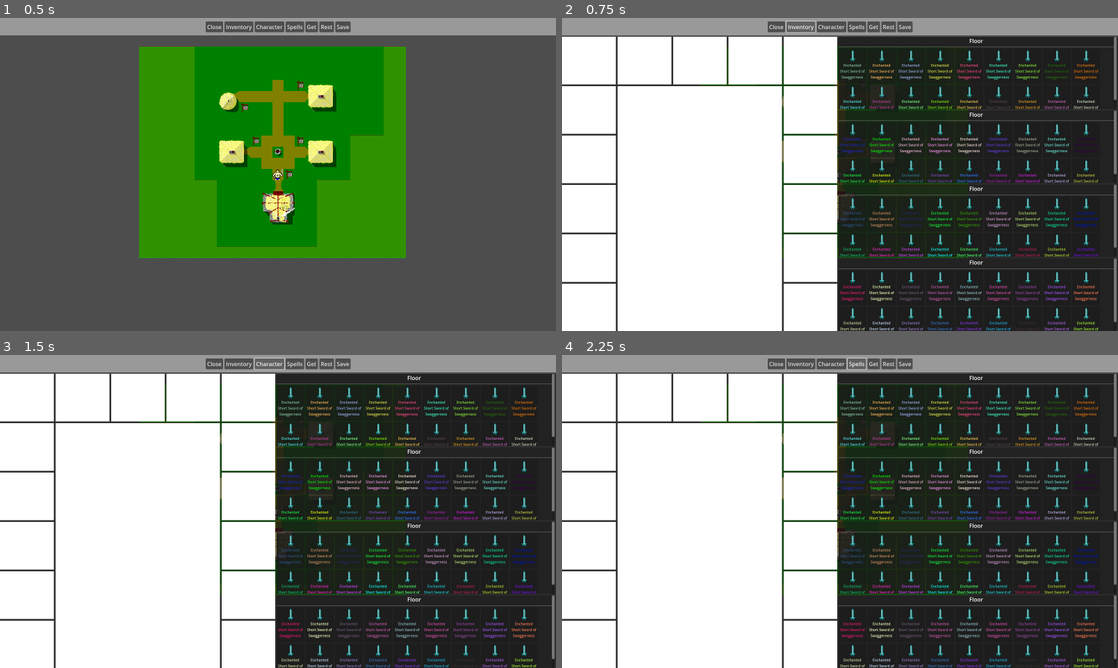
Above: before the commit, frames 1-4 (two rows, left to right).
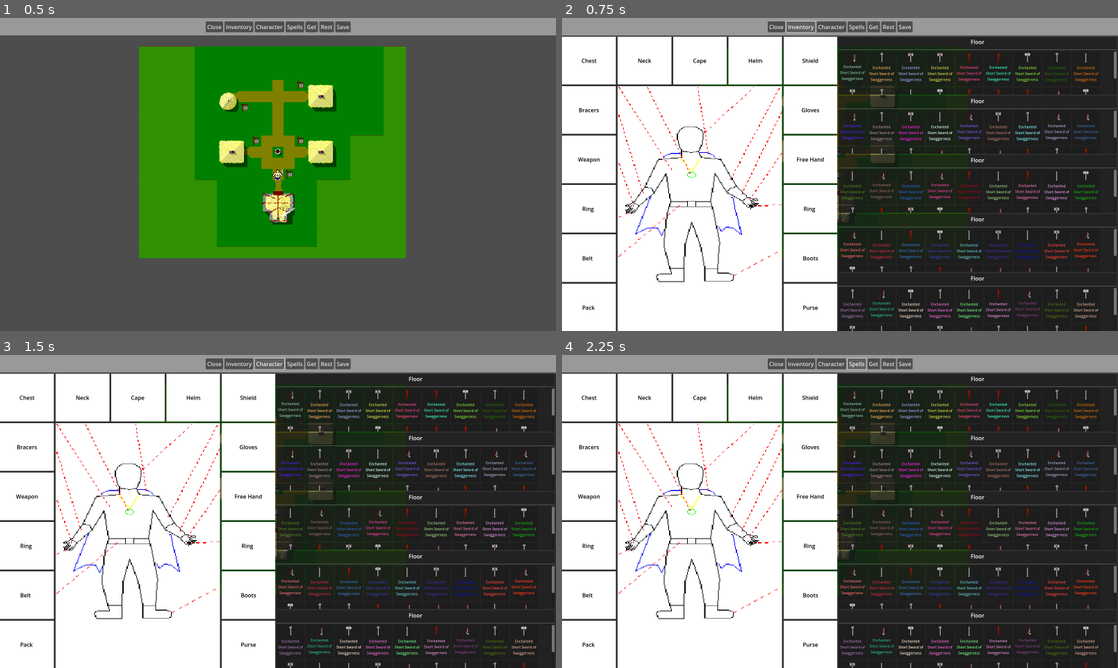
Above: after the commit, the same moments.

Repository: PF-Programming-Buddies/CastleOfTheWinds
Game: Godot game, scene res://scenes/main_scene.tscn
The game is run twice, just before and just after one commit, with the same random seed, the same clock (stepped at 60 frames per second) and the same inputs.
Inputs:
- Up to frame 1 (0.5 s): no input
- Up to frame 2 (0.75 s): click "Inventory" at 0.5 s
- Up to frame 3 (1.5 s): click "Character" at 1.25 s
- Up to frame 4 (2.25 s): click "Spells" at 2 s

Frame 1 is identical in both runs. In frame 2, 12% of the frame differs, in the area x 2-100%, y 6-100%; in frame 3, 12%; in frame 4, 12%.

Commit message:
added textures
and also can expand and collapse containers

Diff:
--- a/project.godot
+++ b/project.godot
@@ -18,6 +18,7 @@
 [autoload]
 
 Orphanage="*res://scenes/orphanage.tscn"
+Items="*res://scenes/items.tscn"
 
 [display]
 
--- a/scenes/character_screen.tscn
+++ b/scenes/character_screen.tscn
@@ -1,9 +1,10 @@
-[gd_scene load_steps=5 format=3 uid="uid://ddwxdmqjahjgs"]
+[gd_scene load_steps=6 format=3 uid="uid://ddwxdmqjahjgs"]
 
 [ext_resource type="Script" uid="uid://cnybr6ahmmwgg" path="res://addons/spanning_table/spanning_table_container.gd" id="1_dpwwk"]
 [ext_resource type="Script" uid="uid://bk3ifv6jcjktv" path="res://addons/spanning_table/spanning_cell_container.gd" id="2_yolop"]
 [ext_resource type="Script" uid="uid://bddfuec51oy1e" path="res://scripts/equipment_slot.gd" id="3_27evy"]
 [ext_resource type="PackedScene" uid="uid://cq6alxehhaq0w" path="res://scenes/inventory_section.tscn" id="3_yolop"]
+[ext_resource type="Texture2D" uid="uid://dpqvhtofiro34" path="res://resources/theguy.png" id="4_3g3ke"]
 
 [node name="Panel" type="Panel"]
 anchors_preset = 15
@@ -43,6 +44,23 @@
 script = ExtResource("3_27evy")
 accepted_equipment = 9
 
+[node name="Label" type="Label" parent="HBoxContainer/SpanningTableContainer/SpanningCellContainer/ColorRect"]
+layout_mode = 1
+anchors_preset = 8
+anchor_left = 0.5
+anchor_top = 0.5
+anchor_right = 0.5
+anchor_bottom = 0.5
+offset_left = -20.0
+offset_top = -11.5
+offset_right = 20.0
+offset_bottom = 11.5
+grow_horizontal = 2
+grow_vertical = 2
+mouse_filter = 1
+theme_override_colors/font_color = Color(0, 0, 0, 1)
+text = "Chest"
+
 [node name="SpanningCellContainer3" type="Container" parent="HBoxContainer/SpanningTableContainer"]
 layout_mode = 2
 size_flags_horizontal = 3
@@ -56,6 +74,23 @@
 script = ExtResource("3_27evy")
 accepted_equipment = 4
 
+[node name="Label" type="Label" parent="HBoxContainer/SpanningTableContainer/SpanningCellContainer3/ColorRect"]
+layout_mode = 1
+anchors_preset = 8
+anchor_left = 0.5
+anchor_top = 0.5
+anchor_right = 0.5
+anchor_bottom = 0.5
+offset_left = -20.0
+offset_top = -11.5
+offset_right = 20.0
+offset_bottom = 11.5
+grow_horizontal = 2
+grow_vertical = 2
+mouse_filter = 1
+theme_override_colors/font_color = Color(0, 0, 0, 1)
+text = "Neck"
+
 [node name="SpanningCellContainer4" type="Container" parent="HBoxContainer/SpanningTableContainer"]
 layout_mode = 2
 size_flags_horizontal = 3
@@ -69,6 +104,23 @@
 script = ExtResource("3_27evy")
 accepted_equipment = 10
 
+[node name="Label" type="Label" parent="HBoxContainer/SpanningTableContainer/SpanningCellContainer4/ColorRect"]
+layout_mode = 1
+anchors_preset = 8
+anchor_left = 0.5
+anchor_top = 0.5
+anchor_right = 0.5
+anchor_bottom = 0.5
+offset_left = -20.0
+offset_top = -11.5
+offset_right = 20.0
+offset_bottom = 11.5
+grow_horizontal = 2
+grow_vertical = 2
+mouse_filter = 1
+theme_override_colors/font_color = Color(0, 0, 0, 1)
+text = "Cape"
+
 [node name="SpanningCellContainer5" type="Container" parent="HBoxContainer/SpanningTableContainer"]
 layout_mode = 2
 size_flags_horizontal = 3
@@ -82,6 +134,23 @@
 script = ExtResource("3_27evy")
 accepted_equipment = 1
 
+[node name="Label" type="Label" parent="HBoxContainer/SpanningTableContainer/SpanningCellContainer5/ColorRect"]
+layout_mode = 1
+anchors_preset = 8
+anchor_left = 0.5
+anchor_top = 0.5
+anchor_right = 0.5
+anchor_bottom = 0.5
+offset_left = -20.0
+offset_top = -11.5
+offset_right = 20.0
+offset_bottom = 11.5
+grow_horizontal = 2
+grow_vertical = 2
+mouse_filter = 1
+theme_override_colors/font_color = Color(0, 0, 0, 1)
+text = "Helm"
+
 [node name="SpanningCellContainer6" type="Container" parent="HBoxContainer/SpanningTableContainer"]
 layout_mode = 2
 size_flags_horizontal = 3
@@ -95,6 +164,23 @@
 script = ExtResource("3_27evy")
 accepted_equipment = 11
 
+[node name="Label" type="Label" parent="HBoxContainer/SpanningTableContainer/SpanningCellContainer6/ColorRect"]
+layout_mode = 1
+anchors_preset = 8
+anchor_left = 0.5
+anchor_top = 0.5
+anchor_right = 0.5
+anchor_bottom = 0.5
+offset_left = -20.0
+offset_top = -11.5
+offset_right = 20.0
+offset_bottom = 11.5
+grow_horizontal = 2
+grow_vertical = 2
+mouse_filter = 1
+theme_override_colors/font_color = Color(0, 0, 0, 1)
+text = "Shield"
+
 [node name="SpanningCellContainer7" type="Container" parent="HBoxContainer/SpanningTableContainer"]
 layout_mode = 2
 size_flags_horizontal = 3
@@ -107,6 +193,23 @@
 mouse_filter = 1
 script = ExtResource("3_27evy")
 accepted_equipment = 12
+
+[node name="Label" type="Label" parent="HBoxContainer/SpanningTableContainer/SpanningCellContainer7/ColorRect"]
+layout_mode = 1
+anchors_preset = 8
+anchor_left = 0.5
+anchor_top = 0.5
+anchor_right = 0.5
+anchor_bottom = 0.5
+offset_left = -20.0
+offset_top = -11.5
+offset_right = 20.0
+offset_bottom = 11.5
+grow_horizontal = 2
+grow_vertical = 2
+mouse_filter = 1
+theme_override_colors/font_color = Color(0, 0, 0, 1)
+text = "Bracers"
 
 [node name="SpanningCellContainer2" type="Container" parent="HBoxContainer/SpanningTableContainer"]
 layout_mode = 2
@@ -117,10 +220,9 @@
 row_span = 5
 metadata/_custom_type_script = "uid://bk3ifv6jcjktv"
 
-[node name="ColorRect" type="ColorRect" parent="HBoxContainer/SpanningTableContainer/SpanningCellContainer2"]
-layout_mode = 2
-mouse_filter = 1
-script = ExtResource("3_27evy")
+[node name="ColorRect" type="TextureRect" parent="HBoxContainer/SpanningTableContainer/SpanningCellContainer2"]
+layout_mode = 2
+texture = ExtResource("4_3g3ke")
 
 [node name="SpanningCellContainer8" type="Container" parent="HBoxContainer/SpanningTableContainer"]
 layout_mode = 2
@@ -135,6 +237,23 @@
 script = ExtResource("3_27evy")
 accepted_equipment = 7
 
+[node name="Label" type="Label" parent="HBoxContainer/SpanningTableContainer/SpanningCellContainer8/ColorRect"]
+layout_mode = 1
+anchors_preset = 8
+anchor_left = 0.5
+anchor_top = 0.5
+anchor_right = 0.5
+anchor_bottom = 0.5
+offset_left = -20.0
+offset_top = -11.5
+offset_right = 20.0
+offset_bottom = 11.5
+grow_horizontal = 2
+grow_vertical = 2
+mouse_filter = 1
+theme_override_colors/font_color = Color(0, 0, 0, 1)
+text = "Gloves"
+
 [node name="SpanningCellContainer9" type="Container" parent="HBoxContainer/SpanningTableContainer"]
 layout_mode = 2
 size_flags_horizontal = 3
@@ -148,6 +267,23 @@
 script = ExtResource("3_27evy")
 accepted_equipment = 2
 
+[node name="Label" type="Label" parent="HBoxContainer/SpanningTableContainer/SpanningCellContainer9/ColorRect"]
+layout_mode = 1
+anchors_preset = 8
+anchor_left = 0.5
+anchor_top = 0.5
+anchor_right = 0.5
+anchor_bottom = 0.5
+offset_left = -20.0
+offset_top = -11.5
+offset_right = 20.0
+offset_bottom = 11.5
+grow_horizontal = 2
+grow_vertical = 2
+mouse_filter = 1
+theme_override_colors/font_color = Color(0, 0, 0, 1)
+text = "Weapon"
+
 [node name="SpanningCellContainer10" type="Container" parent="HBoxContainer/SpanningTableContainer"]
 layout_mode = 2
 size_flags_horizontal = 3
@@ -160,6 +296,23 @@
 mouse_filter = 1
 script = ExtResource("3_27evy")
 
+[node name="Label" type="Label" parent="HBoxContainer/SpanningTableContainer/SpanningCellContainer10/ColorRect"]
+layout_mode = 1
+anchors_preset = 8
+anchor_left = 0.5
+anchor_top = 0.5
+anchor_right = 0.5
+anchor_bottom = 0.5
+offset_left = -20.0
+offset_top = -11.5
+offset_right = 20.0
+offset_bottom = 11.5
+grow_horizontal = 2
+grow_vertical = 2
+mouse_filter = 1
+theme_override_colors/font_color = Color(0, 0, 0, 1)
+text = "Free Hand"
+
 [node name="SpanningCellContainer11" type="Container" parent="HBoxContainer/SpanningTableContainer"]
 layout_mode = 2
 size_flags_horizontal = 3
@@ -173,6 +326,23 @@
 script = ExtResource("3_27evy")
 accepted_equipment = 3
 
+[node name="Label" type="Label" parent="HBoxContainer/SpanningTableContainer/SpanningCellContainer11/ColorRect"]
+layout_mode = 1
+anchors_preset = 8
+anchor_left = 0.5
+anchor_top = 0.5
+anchor_right = 0.5
+anchor_bottom = 0.5
+offset_left = -20.0
+offset_top = -11.5
+offset_right = 20.0
+offset_bottom = 11.5
+grow_horizontal = 2
+grow_vertical = 2
+mouse_filter = 1
+theme_override_colors/font_color = Color(0, 0, 0, 1)
+text = "Ring"
+
 [node name="SpanningCellContainer12" type="Container" parent="HBoxContainer/SpanningTableContainer"]
 layout_mode = 2
 size_flags_horizontal = 3
@@ -186,6 +356,23 @@
 script = ExtResource("3_27evy")
 accepted_equipment = 3
 
+[node name="Label" type="Label" parent="HBoxContainer/SpanningTableContainer/SpanningCellContainer12/ColorRect"]
+layout_mode = 1
+anchors_preset = 8
+anchor_left = 0.5
+anchor_top = 0.5
+anchor_right = 0.5
+anchor_bottom = 0.5
+offset_left = -20.0
+offset_top = -11.5
+offset_right = 20.0
+offset_bottom = 11.5
+grow_horizontal = 2
+grow_vertical = 2
+mouse_filter = 1
+theme_override_colors/font_color = Color(0, 0, 0, 1)
+text = "Ring"
+
 [node name="SpanningCellContainer13" type="Container" parent="HBoxContainer/SpanningTableContainer"]
 layout_mode = 2
 size_flags_horizontal = 3
@@ -199,6 +386,23 @@
 script = ExtResource("3_27evy")
 accepted_equipment = 13
 
+[node name="Label" type="Label" parent="HBoxContainer/SpanningTableContainer/SpanningCellContainer13/ColorRect"]
+layout_mode = 1
+anchors_preset = 8
+anchor_left = 0.5
+anchor_top = 0.5
+anchor_right = 0.5
+anchor_bottom = 0.5
+offset_left = -20.0
+offset_top = -11.5
+offset_right = 20.0
+offset_bottom = 11.5
+grow_horizontal = 2
+grow_vertical = 2
+mouse_filter = 1
+theme_override_colors/font_color = Color(0, 0, 0, 1)
+text = "Belt"
+
 [node name="SpanningCellContainer14" type="Container" parent="HBoxContainer/SpanningTableContainer"]
 layout_mode = 2
 size_flags_horizontal = 3
@@ -212,6 +416,23 @@
 script = ExtResource("3_27evy")
 accepted_equipment = 8
 
+[node name="Label" type="Label" parent="HBoxContainer/SpanningTableContainer/SpanningCellContainer14/ColorRect"]
+layout_mode = 1
+anchors_preset = 8
+anchor_left = 0.5
+anchor_top = 0.5
+anchor_right = 0.5
+anchor_bottom = 0.5
+offset_left = -20.0
+offset_top = -11.5
+offset_right = 20.0
+offset_bottom = 11.5
+grow_horizontal = 2
+grow_vertical = 2
+mouse_filter = 1
+theme_override_colors/font_color = Color(0, 0, 0, 1)
+text = "Boots"
+
 [node name="SpanningCellContainer16" type="Container" parent="HBoxContainer/SpanningTableContainer"]
 layout_mode = 2
 size_flags_horizontal = 3
@@ -225,6 +446,23 @@
 script = ExtResource("3_27evy")
 accepted_equipment = 6
 
+[node name="Label" type="Label" parent="HBoxContainer/SpanningTableContainer/SpanningCellContainer16/ColorRect"]
+layout_mode = 1
+anchors_preset = 8
+anchor_left = 0.5
+anchor_top = 0.5
+anchor_right = 0.5
+anchor_bottom = 0.5
+offset_left = -20.0
+offset_top = -11.5
+offset_right = 20.0
+offset_bottom = 11.5
+grow_horizontal = 2
+grow_vertical = 2
+mouse_filter = 1
+theme_override_colors/font_color = Color(0, 0, 0, 1)
+text = "Pack"
+
 [node name="SpanningCellContainer15" type="Container" parent="HBoxContainer/SpanningTableContainer"]
 layout_mode = 2
 size_flags_horizontal = 3
@@ -237,10 +475,28 @@
 mouse_filter = 1
 script = ExtResource("3_27evy")
 accepted_equipment = 5
+
+[node name="Label" type="Label" parent="HBoxContainer/SpanningTableContainer/SpanningCellContainer15/ColorRect"]
+layout_mode = 1
+anchors_preset = 8
+anchor_left = 0.5
+anchor_top = 0.5
+anchor_right = 0.5
+anchor_bottom = 0.5
+offset_left = -20.0
+offset_top = -11.5
+offset_right = 20.0
+offset_bottom = 11.5
+grow_horizontal = 2
+grow_vertical = 2
+mouse_filter = 1
+theme_override_colors/font_color = Color(0, 0, 0, 1)
+text = "Purse"
 
 [node name="VBoxContainer" type="VBoxContainer" parent="HBoxContainer"]
 custom_minimum_size = Vector2(800, 0)
 layout_mode = 2
+size_flags_horizontal = 3
 
 [node name="Floor" parent="HBoxContainer/VBoxContainer" instance=ExtResource("3_yolop")]
 layout_mode = 2
@@ -253,3 +509,6 @@
 
 [node name="Floor4" parent="HBoxContainer/VBoxContainer" instance=ExtResource("3_yolop")]
 layout_mode = 2
+
+[node name="Floor5" parent="HBoxContainer/VBoxContainer" instance=ExtResource("3_yolop")]
+layout_mode = 2
--- a/scenes/inventory_section.tscn
+++ b/scenes/inventory_section.tscn
@@ -1,89 +1,106 @@
-[gd_scene load_steps=3 format=3 uid="uid://cq6alxehhaq0w"]
+[gd_scene load_steps=4 format=3 uid="uid://cq6alxehhaq0w"]
 
 [ext_resource type="PackedScene" uid="uid://bu2xjt0p4yn1n" path="res://scenes/item_slot.tscn" id="1_b1h8w"]
 [ext_resource type="Script" uid="uid://bj5v1dcx7ooos" path="res://scripts/FloorContainer.gd" id="1_k4c3e"]
+[ext_resource type="Script" uid="uid://bwpa85gje50vf" path="res://scripts/hide_container.gd" id="1_pftkl"]
 
 [node name="Floor" type="Panel"]
-offset_right = 800.0
-offset_bottom = 400.0
+custom_minimum_size = Vector2(0, 30)
+anchors_preset = 15
+anchor_right = 1.0
+anchor_bottom = 1.0
+grow_horizontal = 2
+grow_vertical = 2
+size_flags_horizontal = 3
 size_flags_vertical = 3
 
-[node name="ScrollContainer" type="ScrollContainer" parent="."]
+[node name="VBoxContainer" type="VBoxContainer" parent="."]
+clip_contents = true
 layout_mode = 1
 anchors_preset = 15
 anchor_right = 1.0
 anchor_bottom = 1.0
 grow_horizontal = 2
 grow_vertical = 2
+size_flags_horizontal = 3
+size_flags_vertical = 3
 
-[node name="VBoxContainer" type="VBoxContainer" parent="ScrollContainer"]
+[node name="Label" type="Label" parent="VBoxContainer"]
+custom_minimum_size = Vector2(0, 30)
+layout_mode = 2
+mouse_filter = 1
+text = "Floor"
+horizontal_alignment = 1
+vertical_alignment = 1
+script = ExtResource("1_pftkl")
+
+[node name="HSeparator" type="HSeparator" parent="VBoxContainer"]
+layout_mode = 2
+
+[node name="ScrollContainer" type="ScrollContainer" parent="VBoxContainer"]
+unique_name_in_owner = true
+layout_mode = 2
+size_flags_vertical = 3
+
+[node name="FlowContainer" type="HFlowContainer" parent="VBoxContainer/ScrollContainer"]
 layout_mode = 2
 size_flags_horizontal = 3
 size_flags_vertical = 3
+script = ExtResource("1_k4c3e")
 
-[node name="Label" type="Label" parent="ScrollContainer/VBoxContainer"]
-layout_mode = 2
-size_flags_horizontal = 4
-text = "Floor"
-
-[node name="HSeparator" type="HSeparator" parent="ScrollContainer/VBoxContainer"]
+[node name="ItemSlot" parent="VBoxContainer/ScrollContainer/FlowContainer" instance=ExtResource("1_b1h8w")]
 layout_mode = 2
 
-[node name="FlowContainer" type="HFlowContainer" parent="ScrollContainer/VBoxContainer"]
-layout_mode = 2
-size_flags_vertical = 3
-script = ExtResource("1_k4c3e")
-
-[node name="ItemSlot" parent="ScrollContainer/VBoxContainer/FlowContainer" instance=ExtResource("1_b1h8w")]
+[node name="ItemSlot2" parent="VBoxContainer/ScrollContainer/FlowContainer" instance=ExtResource("1_b1h8w")]
 layout_mode = 2
 
-[node name="ItemSlot2" parent="ScrollContainer/VBoxContainer/FlowContainer" instance=ExtResource("1_b1h8w")]
+[node name="ItemSlot3" parent="VBoxContainer/ScrollContainer/FlowContainer" instance=ExtResource("1_b1h8w")]
 layout_mode = 2
 
-[node name="ItemSlot3" parent="ScrollContainer/VBoxContainer/FlowContainer" instance=ExtResource("1_b1h8w")]
+[node name="ItemSlot4" parent="VBoxContainer/ScrollContainer/FlowContainer" instance=ExtResource("1_b1h8w")]
 layout_mode = 2
 
-[node name="ItemSlot4" parent="ScrollContainer/VBoxContainer/FlowContainer" instance=ExtResource("1_b1h8w")]
+[node name="ItemSlot5" parent="VBoxContainer/ScrollContainer/FlowContainer" instance=ExtResource("1_b1h8w")]
 layout_mode = 2
 
-[node name="ItemSlot5" parent="ScrollContainer/VBoxContainer/FlowContainer" instance=ExtResource("1_b1h8w")]
+[node name="ItemSlot6" parent="VBoxContainer/ScrollContainer/FlowContainer" instance=ExtResource("1_b1h8w")]
 layout_mode = 2
 
-[node name="ItemSlot6" parent="ScrollContainer/VBoxContainer/FlowContainer" instance=ExtResource("1_b1h8w")]
+[node name="ItemSlot7" parent="VBoxContainer/ScrollContainer/FlowContainer" instance=ExtResource("1_b1h8w")]
 layout_mode = 2
 
-[node name="ItemSlot7" parent="ScrollContainer/VBoxContainer/FlowContainer" instance=ExtResource("1_b1h8w")]
+[node name="ItemSlot8" parent="VBoxContainer/ScrollContainer/FlowContainer" instance=ExtResource("1_b1h8w")]
 layout_mode = 2
 
-[node name="ItemSlot8" parent="ScrollContainer/VBoxContainer/FlowContainer" instance=ExtResource("1_b1h8w")]
+[node name="ItemSlot9" parent="VBoxContainer/ScrollContainer/FlowContainer" instance=ExtResource("1_b1h8w")]
 layout_mode = 2
 
-[node name="ItemSlot9" parent="ScrollContainer/VBoxContainer/FlowContainer" instance=ExtResource("1_b1h8w")]
+[node name="ItemSlot10" parent="VBoxContainer/ScrollContainer/FlowContainer" instance=ExtResource("1_b1h8w")]
 layout_mode = 2
 
-[node name="ItemSlot10" parent="ScrollContainer/VBoxContainer/FlowContainer" instance=ExtResource("1_b1h8w")]
+[node name="ItemSlot11" parent="VBoxContainer/ScrollContainer/FlowContainer" instance=ExtResource("1_b1h8w")]
 layout_mode = 2
 
-[node name="ItemSlot11" parent="ScrollContainer/VBoxContainer/FlowContainer" instance=ExtResource("1_b1h8w")]
+[node name="ItemSlot12" parent="VBoxContainer/ScrollContainer/FlowContainer" instance=ExtResource("1_b1h8w")]
 layout_mode = 2
 
-[node name="ItemSlot12" parent="ScrollContainer/VBoxContainer/FlowContainer" instance=ExtResource("1_b1h8w")]
+[node name="ItemSlot13" parent="VBoxContainer/ScrollContainer/FlowContainer" instance=ExtResource("1_b1h8w")]
 layout_mode = 2
 
-[node name="ItemSlot13" parent="ScrollContainer/VBoxContainer/FlowContainer" instance=ExtResource("1_b1h8w")]
+[node name="ItemSlot14" parent="VBoxContainer/ScrollContainer/FlowContainer" instance=ExtResource("1_b1h8w")]
 layout_mode = 2
 
-[node name="ItemSlot14" parent="ScrollContainer/VBoxContainer/FlowContainer" instance=ExtResource("1_b1h8w")]
+[node name="ItemSlot15" parent="VBoxContainer/ScrollContainer/FlowContainer" instance=ExtResource("1_b1h8w")]
 layout_mode = 2
 
-[node name="ItemSlot15" parent="ScrollContainer/VBoxContainer/FlowContainer" instance=ExtResource("1_b1h8w")]
+[node name="ItemSlot16" parent="VBoxContainer/ScrollContainer/FlowContainer" instance=ExtResource("1_b1h8w")]
 layout_mode = 2
 
-[node name="ItemSlot16" parent="ScrollContainer/VBoxContainer/FlowContainer" instance=ExtResource("1_b1h8w")]
+[node name="ItemSlot17" parent="VBoxContainer/ScrollContainer/FlowContainer" instance=ExtResource("1_b1h8w")]
 layout_mode = 2
 
-[node name="ItemSlot17" parent="ScrollContainer/VBoxContainer/FlowContainer" instance=ExtResource("1_b1h8w")]
+[node name="ItemSlot18" parent="VBoxContainer/ScrollContainer/FlowContainer" instance=ExtResource("1_b1h8w")]
 layout_mode = 2
 
-[node name="ItemSlot18" parent="ScrollContainer/VBoxContainer/FlowContainer" instance=ExtResource("1_b1h8w")]
-layout_mode = 2
+[connection signal="mouse_entered" from="VBoxContainer/Label" to="VBoxContainer/Label" method="_on_mouse_entered"]
+[connection signal="mouse_exited" from="VBoxContainer/Label" to="VBoxContainer/Label" method="_on_mouse_exited"]
--- /dev/null
+++ b/scenes/items.tscn
@@ -0,0 +1,6 @@
+[gd_scene load_steps=2 format=3 uid="uid://bggl01mipa21o"]
+
+[ext_resource type="Script" uid="uid://dt1g0fbw0ttia" path="res://scripts/items.gd" id="1_cdcin"]
+
+[node name="Items" type="Node"]
+script = ExtResource("1_cdcin")
--- a/scenes/items/weapon.tscn
+++ b/scenes/items/weapon.tscn
@@ -1,7 +1,7 @@
 [gd_scene load_steps=3 format=3 uid="uid://dwq50h7usjlob"]
 
-[ext_resource type="Script" uid="uid://c5hxqj4sl64ub" path="res://scripts/weapon.gd" id="1_uimte"]
-[ext_resource type="Resource" uid="uid://b4jmbscgkladi" path="res://resources/weapons/dagger.tres" id="2_15i5g"]
+[ext_resource type="Script" path="res://scripts/weapon.gd" id="1_uimte"]
+[ext_resource type="Resource" uid="uid://b4jmbscgkladi" path="res://resources/Weapons/dagger.tres" id="2_15i5g"]
 
 [node name="Weapon" type="Node2D"]
 script = ExtResource("1_uimte")
--- a/scripts/equipment_slot.gd
+++ b/scripts/equipment_slot.gd
@@ -10,7 +10,7 @@
 	itemResult.isSuccess = equip(itemResult.item)
 
 func equip(item: Item):
-	if get_child_count() > 0:
+	if get_child_count() > 1:
 		return false
 	if item.slot_type == accepted_equipment or accepted_equipment == Item.SlotType.Any:
 		# can equiped
--- /dev/null
+++ b/scripts/hide_container.gd
@@ -0,0 +1,21 @@
+extends Label
+
+var hovered = false
+
+func _on_mouse_entered():
+	hovered = true
+
+func _on_mouse_exited():
+	hovered = false
+
+func _input(event):
+	if event is InputEventMouseButton:
+		if hovered and event.pressed and event.button_index == MOUSE_BUTTON_LEFT:
+			var container = get_node("%ScrollContainer")
+
+			if container.visible:
+				container.visible = false
+				$"../..".size_flags_vertical = SizeFlags.SIZE_SHRINK_BEGIN
+			else:
+				$"../..".size_flags_vertical = SizeFlags.SIZE_EXPAND_FILL
+				container.visible = true
--- a/scripts/item_slot.gd
+++ b/scripts/item_slot.gd
@@ -10,8 +10,13 @@
 	var b = randf()
 	$VBoxContainer/Label.self_modulate = Color(r, g,b)
 
+	var weapon_type = ["Axe", "Club", "Dagger", "Mace", "Hammer", "MorningStar", "Flail"].pick_random()
+	$VBoxContainer/TextureRect.texture = Items.get_item_texture("Weapons/%s/%s" % [weapon_type+"s", weapon_type])
+
 	item = Item.new()
-	var slot_name = Item.SlotType.keys().pick_random()
+	var keys = Item.SlotType.keys()
+	keys.remove_at(0) # removes the any slot from being picked
+	var slot_name = keys.pick_random()
 	item.slot_type = Item.SlotType[slot_name]
 	tooltip_text = str(slot_name)
 
--- /dev/null
+++ b/scripts/items.gd
@@ -0,0 +1,5 @@
+extends Node
+
+func get_item_texture(path: String) -> Texture2D:
+	var res = load("res://Resources/" + path + ".png")
+	return res
Binary file added: resources/Armors/HelmetOfStorms.png
Not shown, added: resources/Armors/HelmetOfStorms.png.import
Binary file added: resources/Armors/IronHelmet.png
Not shown, added: resources/Armors/IronHelmet.png.import
Binary file added: resources/Armors/IronHelmet_Broken.png
Not shown, added: resources/Armors/IronHelmet_Broken.png.import
Binary file added: resources/Armors/IronHelmet_Cursed.png
Not shown, added: resources/Armors/IronHelmet_Cursed.png.import
Binary file added: resources/Armors/IronHelmet_Enchanted.png
Not shown, added: resources/Armors/IronHelmet_Enchanted.png.import
Binary file added: resources/Armors/IronShield.png
Not shown, added: resources/Armors/IronShield.png.import
(and 84 more such lines)
